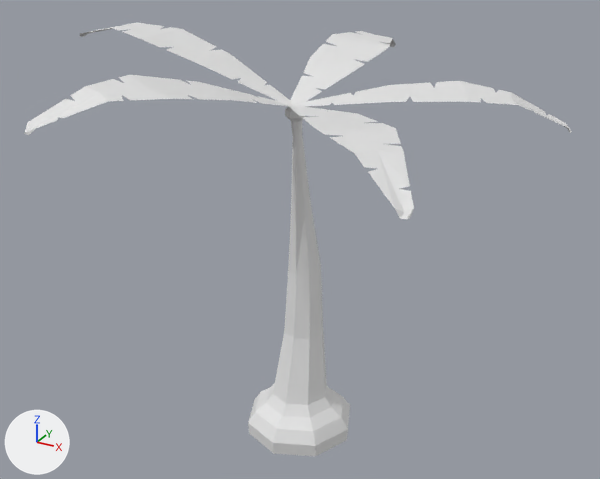
The Blender file Blends/PalmTree.blend as it was, and as the next commit left it.
Camera for both pictures: a 50 mm camera at (4.13, -7.39, 5.01) aimed at (-0.05, 0.2, 1.22). The lights are fixed; the arrows at lower left show +X, +Y and +Z.
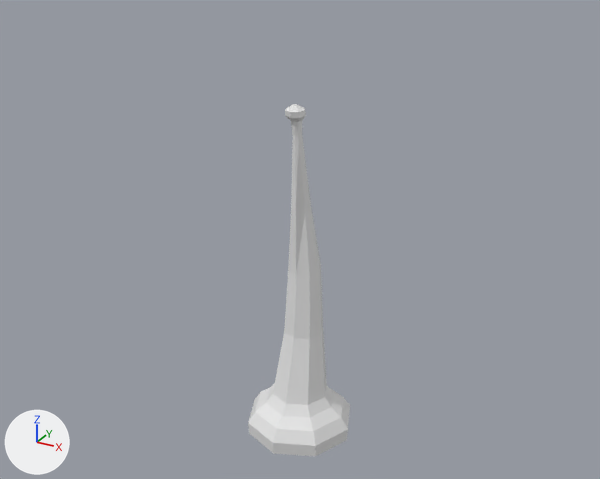
Pixel boxes (x1, y1, x2, y2) of what changed, in the pictures (600 x 479 px):
'Plane', hidden: before (24, 22, 572, 219)

The edits, one by one:
Object 'Plane' (ob_plane) is now hidden.
